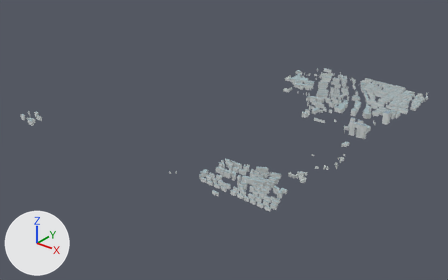
The glTF model projects/shanghai/assets/city/tiles/14-13705-6691.glb: old version first, new version second.
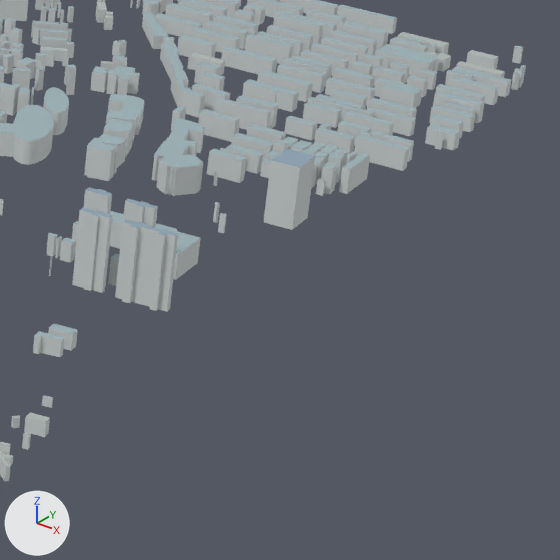
Old and new are each drawn whole from a 50 mm camera at (2466.0, -3114.0, 1658.0) aimed at (99.0, -155.0, -177.0) and again close up on the part from 75% to 97% of the width and 30% to 65% of the height. Lighting does not change. The marker at lower left points along +X, +Y and +Z. The older version's two pictures come first. Where no turn or scale is listed for an object, it has been applied to the vertices. Vertices at exactly the same position are counted once.
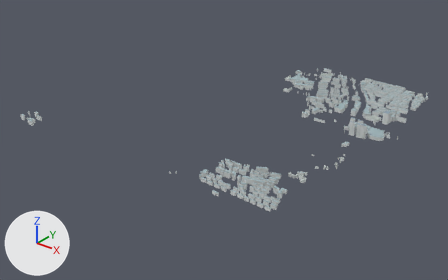
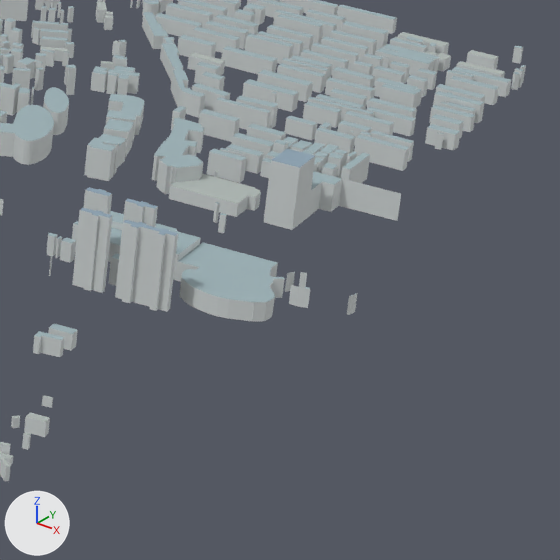
What differs and where, as boxes [x1, y1, x2, y2] in the close-ups (560 x 560 px):
```json
{"part": 1, "of": "me_mesh_0", "change": "added", "after": [289, 285, 310, 308]}
{"part": 2, "of": "me_mesh_0", "change": "built on", "before": [110, 157, 315, 280], "after": [108, 157, 401, 321]}
```

The change, as JSON lines over the scene's bpy script:
```json
{"block": "me_mesh_0", "where": "# used by ob_mesh_0; location = (-913.0, 1046.0, 0.0)"}
{"op": "remove", "block": "me_mesh_0", "code": "me_mesh_0.from_pydata(...)  # 5029 vertices, 8012 faces; spans x 0.0..1969.0, y -2093.0..0.0, z 0.0..90.0"}
{"op": "add", "block": "me_mesh_0", "code": "me_mesh_0.from_pydata(...)  # 5243 vertices, 8428 faces; spans x 0.0..2066.0, y -2093.0..0.0, z 0.0..90.0"}
{"block": "me_mesh_0", "change": "me_mesh_0 part 1: a new loose piece of 16 vertices spanning x 2002.0..2023.0, y -837.0..-832.0, z 0.0..23.0"}
{"block": "me_mesh_0", "change": "me_mesh_0 part 2"}
{"block": "me_mesh_0", "change": "13 faces are deleted"}
{"block": "me_mesh_0", "change": "80 vertices are added at x 1759.0..2066.0, y -914.0..-558.0, z 0.0..34.0"}
{"block": "me_mesh_0", "change": "7 new vertices lie (0.0, 0.0, 17.0) away from vertices in x 1771.0..1789.0, y -652.0..-606.0, z 0.0"}
{"block": "me_mesh_0", "change": "5 new vertices lie (0.0, 0.0, 23.0) away from vertices in x 1759.0..1879.0, y -860.0..-803.0, z 0.0"}
{"block": "me_mesh_0", "change": "52 new vertices lie (0.0, 0.0, -23.0) away from vertices in x 1865.0..2066.0, y -914.0..-794.0, z 23.0"}
{"block": "me_mesh_0", "change": "12 new vertices lie (0.0, 0.0, 17.0) away from vertices in x 1770.0..1863.0, y -664.0..-608.0, z 0.0"}
{"block": "me_mesh_0", "change": "9 new vertices lie (0.0, 0.0, -34.0) away from vertices in x 1883.0..2003.0, y -582.0..-558.0, z 34.0"}
{"block": "me_mesh_0", "change": "185 new faces join them, mat_stone_and_concrete_walls (light grey #d3d8d8)"}
{"block": "me_mesh_0", "change": "34 new faces join them, mat_low_rise_rooftops (grey #afb8b5)"}
{"block": "me_mesh_0", "change": "116 new faces join them, mat_mid_rise_rooftops (grey #a0b5ba)"}
{"block": "me_mesh_0", "change": "2 new faces join them, mat_tall_building_rooftops (greyish blue #93aaba)"}
{"block": "me_mesh_0", "change": "other edits to the shape of me_mesh_0 do not show in these pictures"}
```
